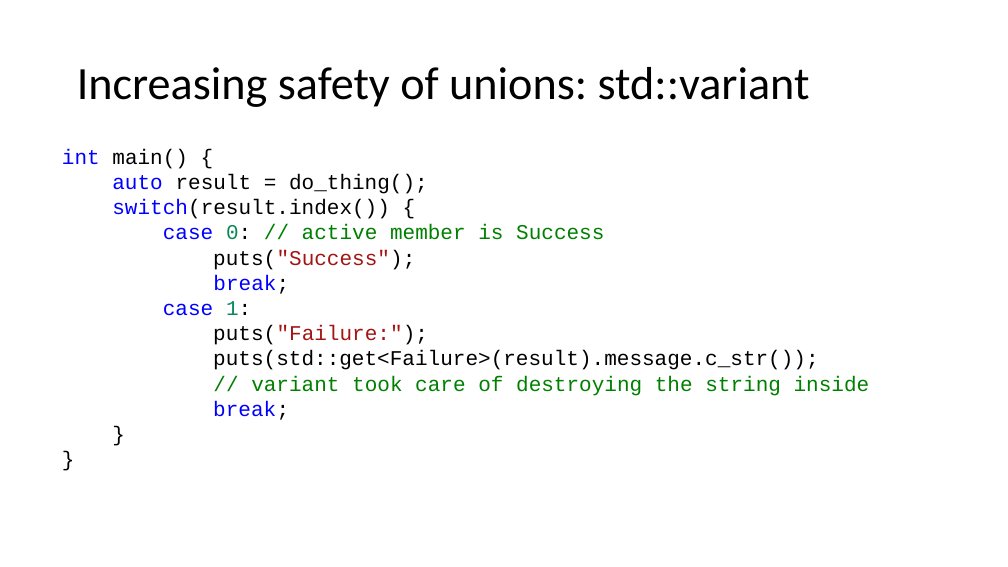
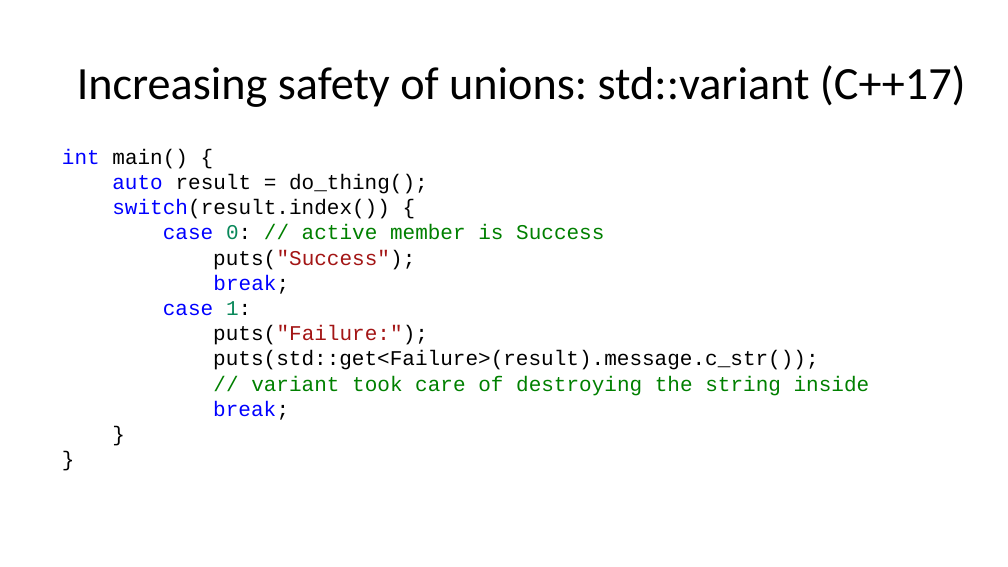
Before and after one commit to BillyONeal/14_cpp_features_in_40_minutes, a slide deck: slide 46 of Standard Library Little Things.pptx (slide 47 before the commit). Drawn at 1008x567 pixels with LibreOffice and Linux fonts; fonts in the diff are those of the drawing. Boxes give left, top, right and bottom in pixels: in the first picture for what was removed or moved away, otherwise in the second. Text is boxed around its words. In the diff, an @@ line names an element or a change of style, - is before the commit and + after.

```diff
--- a/Standard Library Little Things.pptx
+++ b/Standard Library Little Things.pptx
@@ title at [77,65,966,107]: text changed @@
-Increasing safety of unions: std::variant
+Increasing safety of unions: std::variant (C++17)
```
Also in this commit, not shown: 33 other slides changed, 1 slide added, 2 slides removed.
